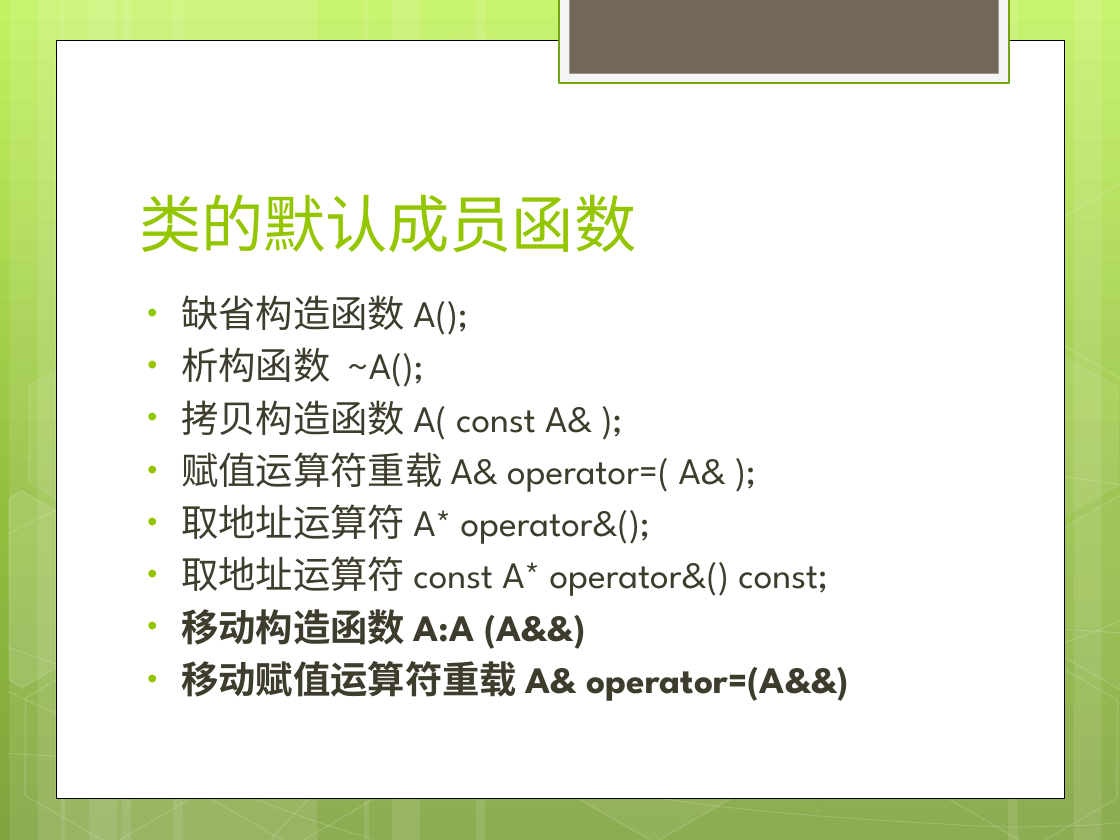
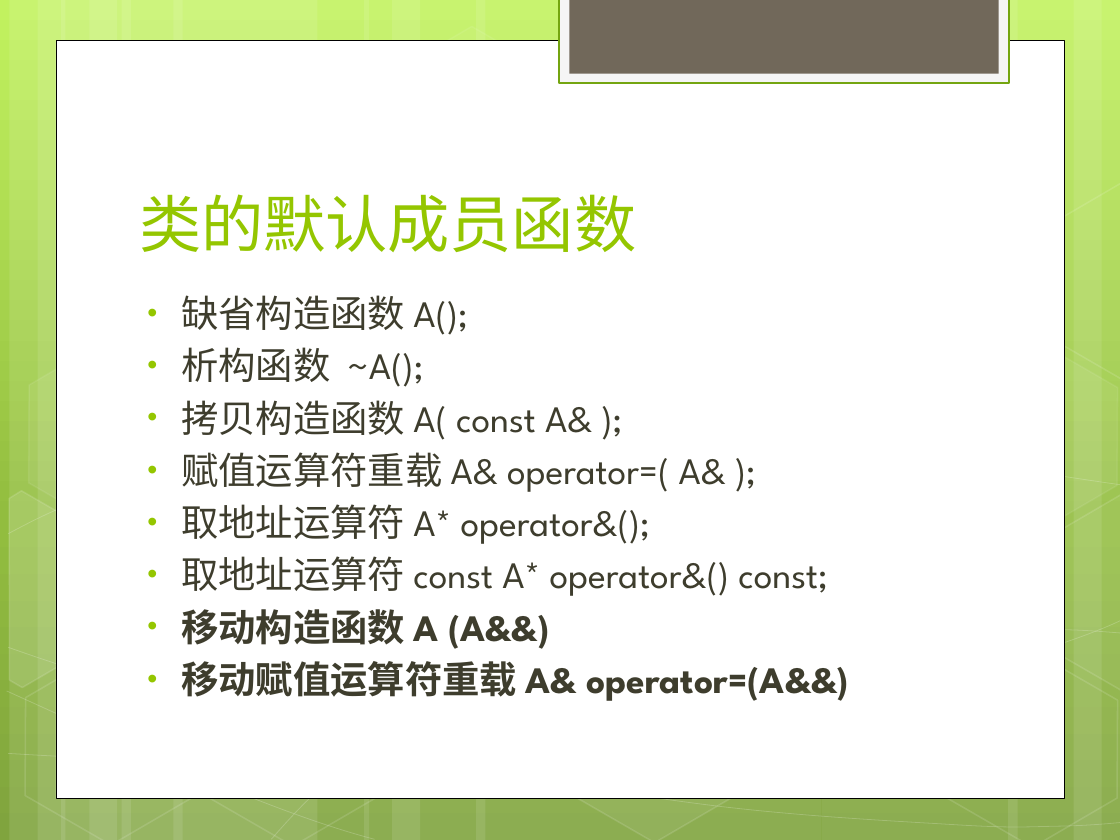
Before and after one commit to war10ck-efz/cpplearning, a slide deck: slide 8 of doc/c++11learning.pptx. Drawn at 1120x840 pixels with LibreOffice and Linux fonts; fonts in the diff are those of the drawing. Boxes give left, top, right and bottom in pixels: in the first picture for what was removed or moved away, otherwise in the second. Text is boxed around its words. In the diff, an @@ line names an element or a change of style, - is before the commit and + after.

```diff
--- a/doc/c++11learning.pptx
+++ b/doc/c++11learning.pptx
@@ text at (181,609,550,649): text changed @@
-• 移动构造函数 A:A (A&&)
+• 移动构造函数 A (A&&)
```
Also in this commit, not shown: 8 other slides changed, 2 slides added, 1 slide removed.
